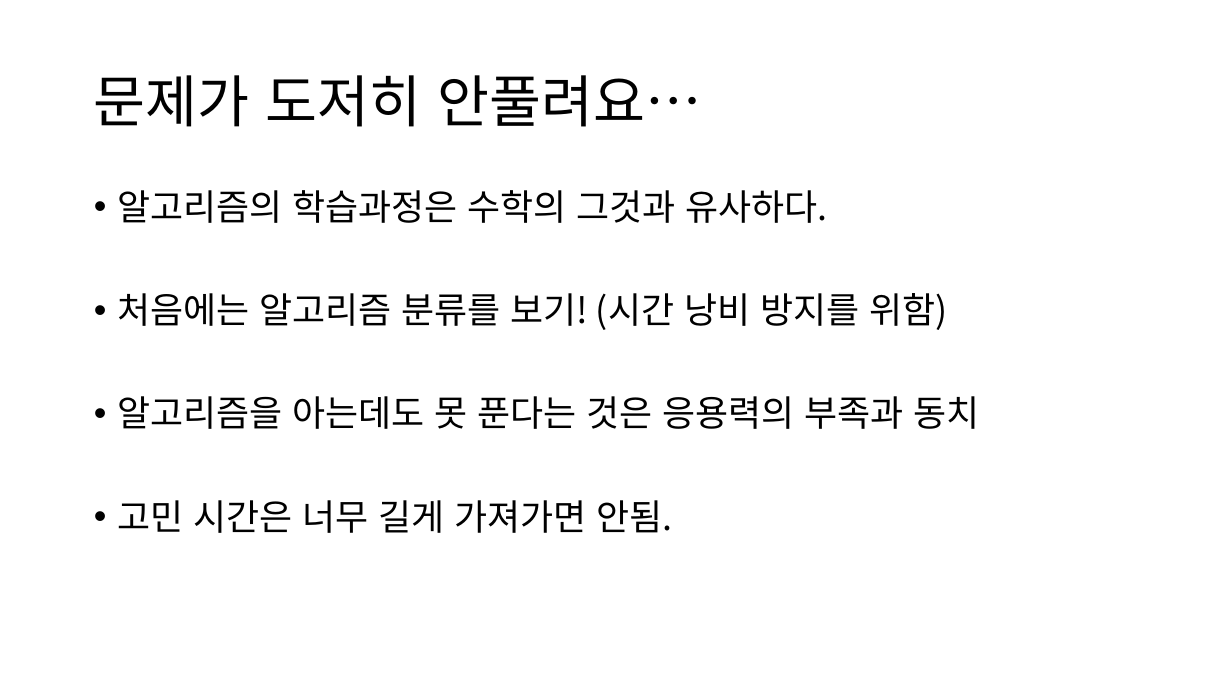
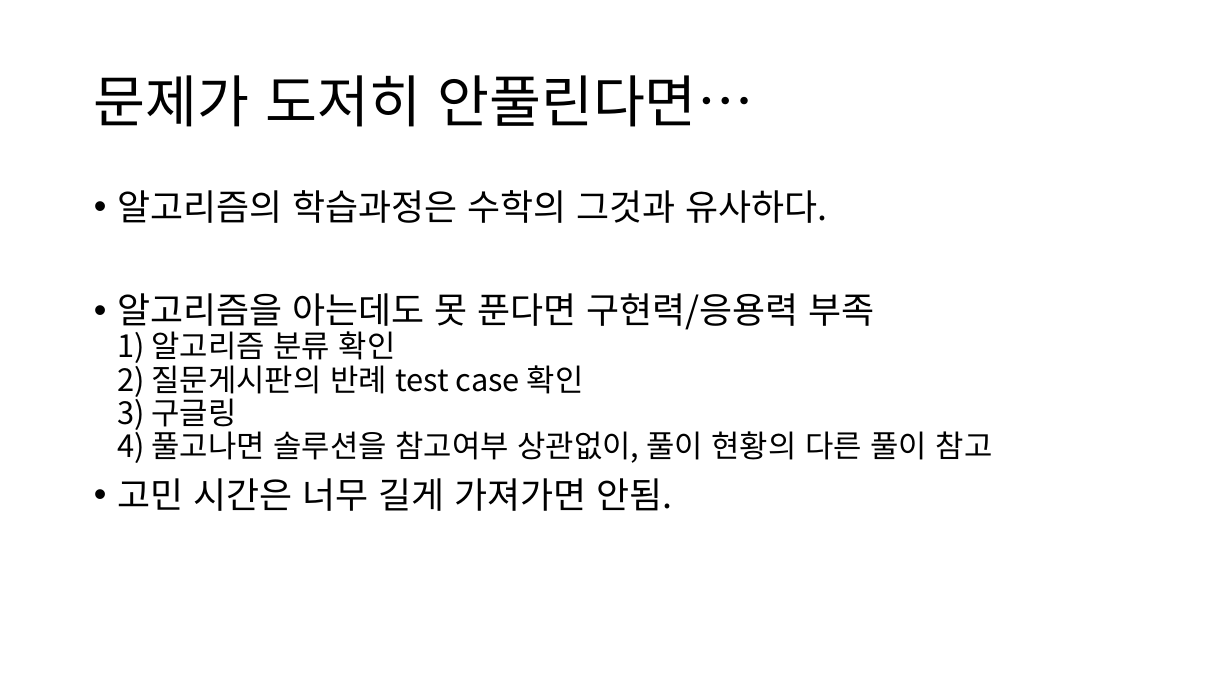
Before and after one commit to quizoverflow/2023_Algorithm_Study, a slide deck: slide 12 of 1주차 OT/1주차 OT.pptx. Drawn at 1232x693 pixels with LibreOffice and Linux fonts; fonts in the diff are those of the drawing. Boxes give left, top, right and bottom in pixels: in the first picture for what was removed or moved away, otherwise in the second. Text is boxed around its words. In the diff, an @@ line names an element or a change of style, - is before the commit and + after.

```diff
--- a/1주차 OT/1주차 OT.pptx
+++ b/1주차 OT/1주차 OT.pptx
@@ title at bbox=[94, 75, 754, 127]: text changed @@
-문제가 도저히 안풀려요…
+문제가 도저히 안풀린다면…
@@ text at bbox=[117, 293, 993, 463]: text changed; size 28 to 24 pt @@
-• 처음에는 알고리즘 분류를 보기! (시간 낭비 방지를 위함)
-• 알고리즘을 아는데도 못 푼다는 것은 응용력의 부족과 동치
+• 알고리즘을 아는데도 못 푼다면 구현력/응용력 부족
+  1) 알고리즘 분류 확인
+  2) 질문게시판의 반례 test case 확인
+  3) 구글링
+  4) 풀고나면 솔루션을 참고여부 상관없이, 풀이 현황의 다른 풀이 참고
```
Also in this commit, not shown: 1 other slide changed, 1 slide added.
